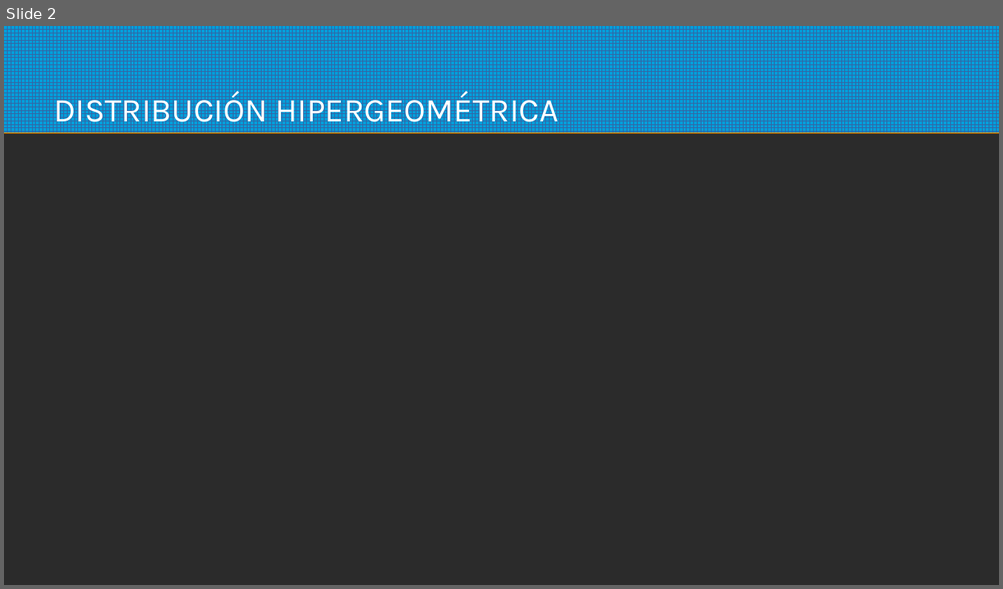
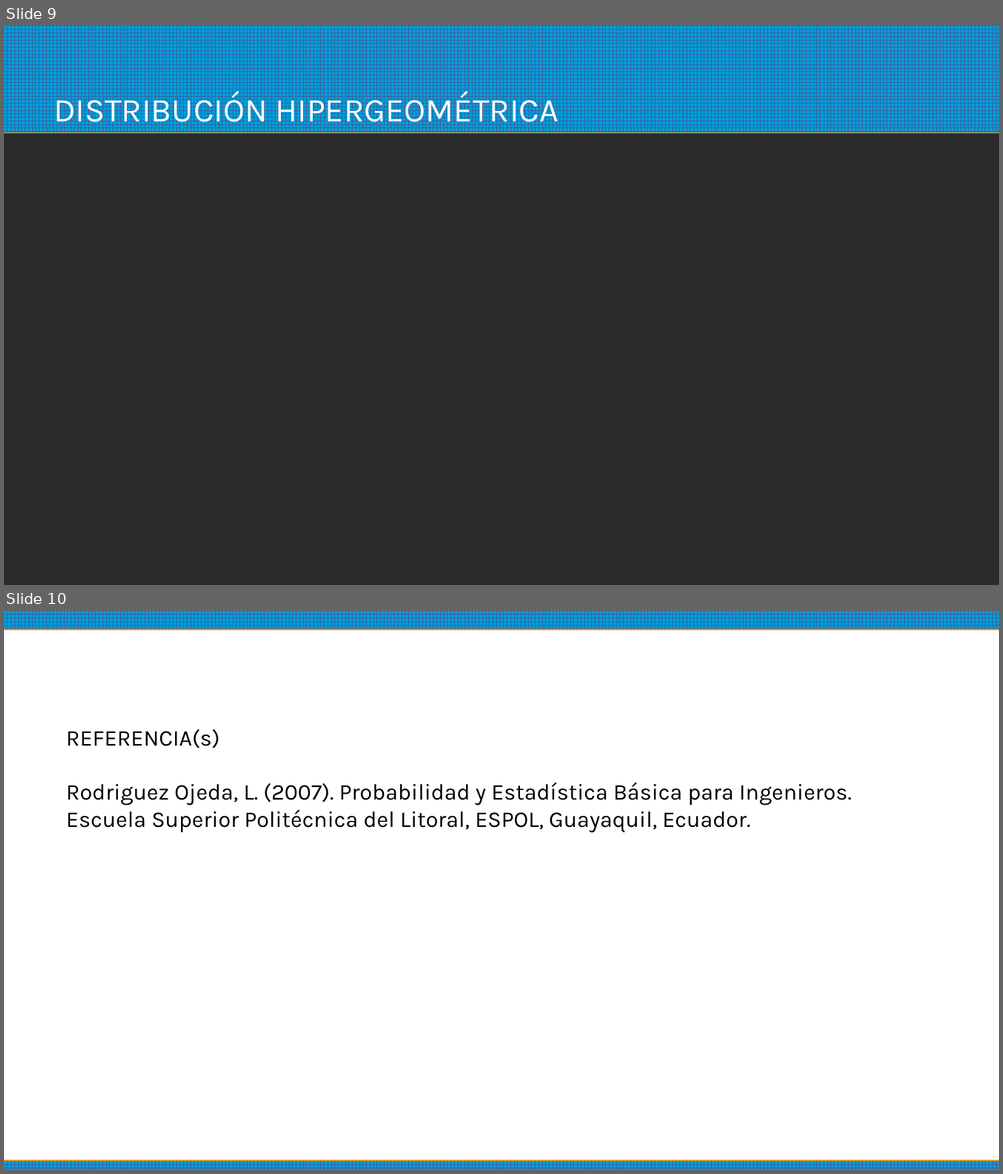
Before and after one commit to probyest/PyE-2021-2, a slide deck: UNIDAD03_DISTRIBUCIONES_DISCRETAS/08_III.E_Distribucion_Hipergeometrica.pptx. Shown one above the other, each under a label of ours: slide 2 before the commit, slides 9 and 10 after it. The pictures are 1003x589 and 1003x1174 pixels, drawn with LibreOffice and Linux fonts; fonts in the diff are those of the drawing; background and template pictures are left out; a plain dark background stands for a picture behind light text. Boxes give left, top, right and bottom in pixels: in the first picture for what was removed or moved away, otherwise in the second. Text is boxed around its words. In the diff, an @@ line names an element or a change of style, - is before the commit and + after.

```diff
--- a/UNIDAD03_DISTRIBUCIONES_DISCRETAS/08_III.E_Distribucion_Hipergeometrica.pptx
+++ b/UNIDAD03_DISTRIBUCIONES_DISCRETAS/08_III.E_Distribucion_Hipergeometrica.pptx
@@ slide 10 added at (4, 611, 999, 1170), background #FFFFFF @@
@@ rectangle added at (4, 611, 999, 629), fill pattern #3465A4 on #009EDA @@
@@ text added at (66, 729, 851, 833), 18 pt, text #000000 @@
+REFERENCIA(s)
+Rodriguez Ojeda, L. (2007). Probabilidad y Estadística Básica para Ingenieros. Escuela Superior Politécnica del Litoral, ESPOL, Guayaquil, Ecuador.
@@ rectangle added at (4, 1162, 999, 1170), fill pattern #3465A4 on #009EDA @@
@@ what was slide 2 is now slide 9 @@
```
Also in this commit, not shown: 2 slides changed, 5 other slides added, 1 slide removed, 2 other files.
